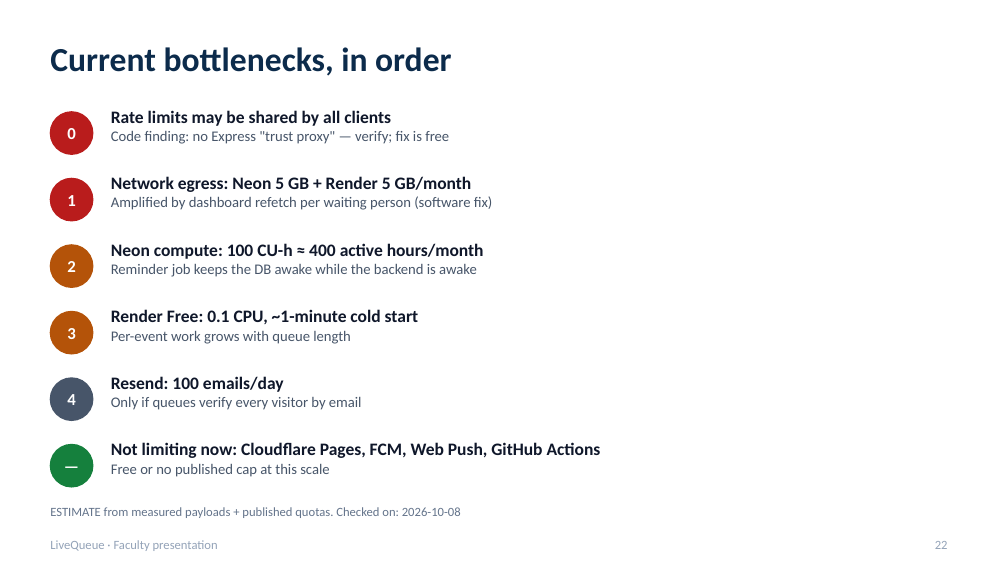
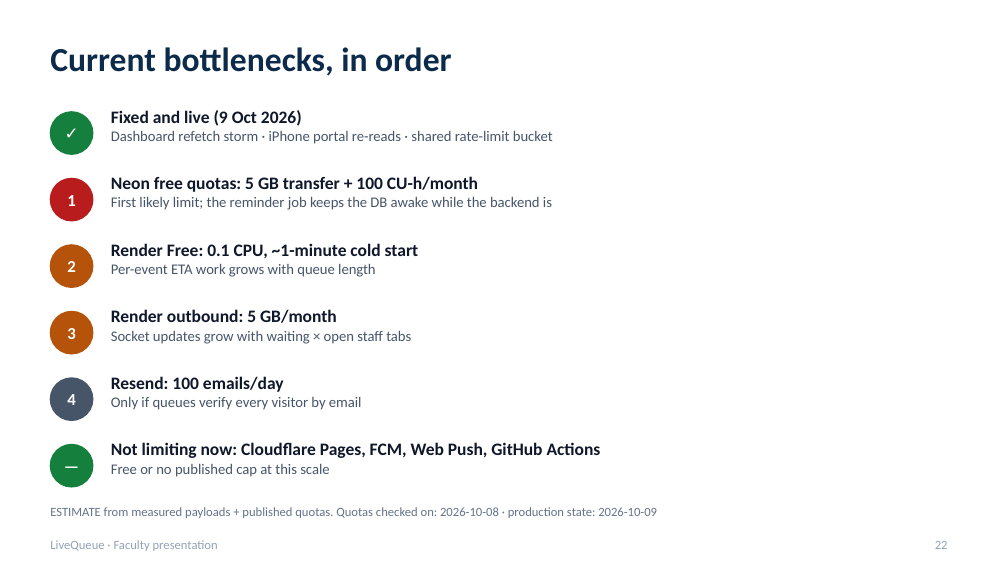
Before and after one commit to TMAn1An/LiveQueueApp, a slide deck: slide 22 of docs/presentation/LiveQueue_Production_Presentation.pptx. Drawn at 1008x567 pixels with LibreOffice and Linux fonts; fonts in the diff are those of the drawing. Boxes give left, top, right and bottom in pixels: in the first picture for what was removed or moved away, otherwise in the second. Text is boxed around its words. In the diff, an @@ line names an element or a change of style, - is before the commit and + after.

```diff
--- a/docs/presentation/LiveQueue_Production_Presentation.pptx
+++ b/docs/presentation/LiveQueue_Production_Presentation.pptx
@@ ellipse at bbox=[50, 112, 93, 154]: fill #B91C1C to #15803D; outline #B91C1C 1 pt to #15803D 1 pt @@
@@ text at bbox=[111, 110, 553, 144]: text changed @@
-Rate limits may be shared by all clients
-Code finding: no Express "trust proxy" — verify; fix is free
+Fixed and live (9 Oct 2026)
+Dashboard refetch storm · iPhone portal re-reads · shared rate-limit bucket
@@ text at bbox=[67, 128, 75, 139]: text changed @@
-0
+✓
@@ text at bbox=[111, 176, 552, 210]: text changed @@
-Network egress: Neon 5 GB + Render 5 GB/month
-Amplified by dashboard refetch per waiting person (software fix)
+Neon free quotas: 5 GB transfer + 100 CU-h/month
+First likely limit; the reminder job keeps the DB awake while the backend is
@@ text "Render Free: 0.1 CPU, ~1-minute ...": place and size @@
-text "Render Free: 0.1 CPU, ~1-minute ..." at bbox=[111, 309, 419, 344]
+text "Render Free: 0.1 CPU, ~1-minute ..." at bbox=[111, 243, 419, 277]
@@ text at bbox=[111, 264, 376, 277]: text changed @@
-Per-event work grows with queue length
+Per-event ETA work grows with queue length
@@ text removed at bbox=[111, 243, 484, 277] @@
-Neon compute: 100 CU-h ≈ 400 active hours/month
-Reminder job keeps the DB awake while the backend is awake
@@ text added at bbox=[111, 309, 411, 344], 10.5 pt, text #475569 @@
+Render outbound: 5 GB/month
+Socket updates grow with waiting × open staff tabs
@@ text at bbox=[50, 507, 657, 518]: text changed @@
-ESTIMATE from measured payloads + published quotas. Checked on: 2026-10-08
+ESTIMATE from measured payloads + published quotas. Quotas checked on: 2026-10-08 · production state: 2026-10-09
```
Also in this commit, not shown: 12 other slides changed, 6 other files.
